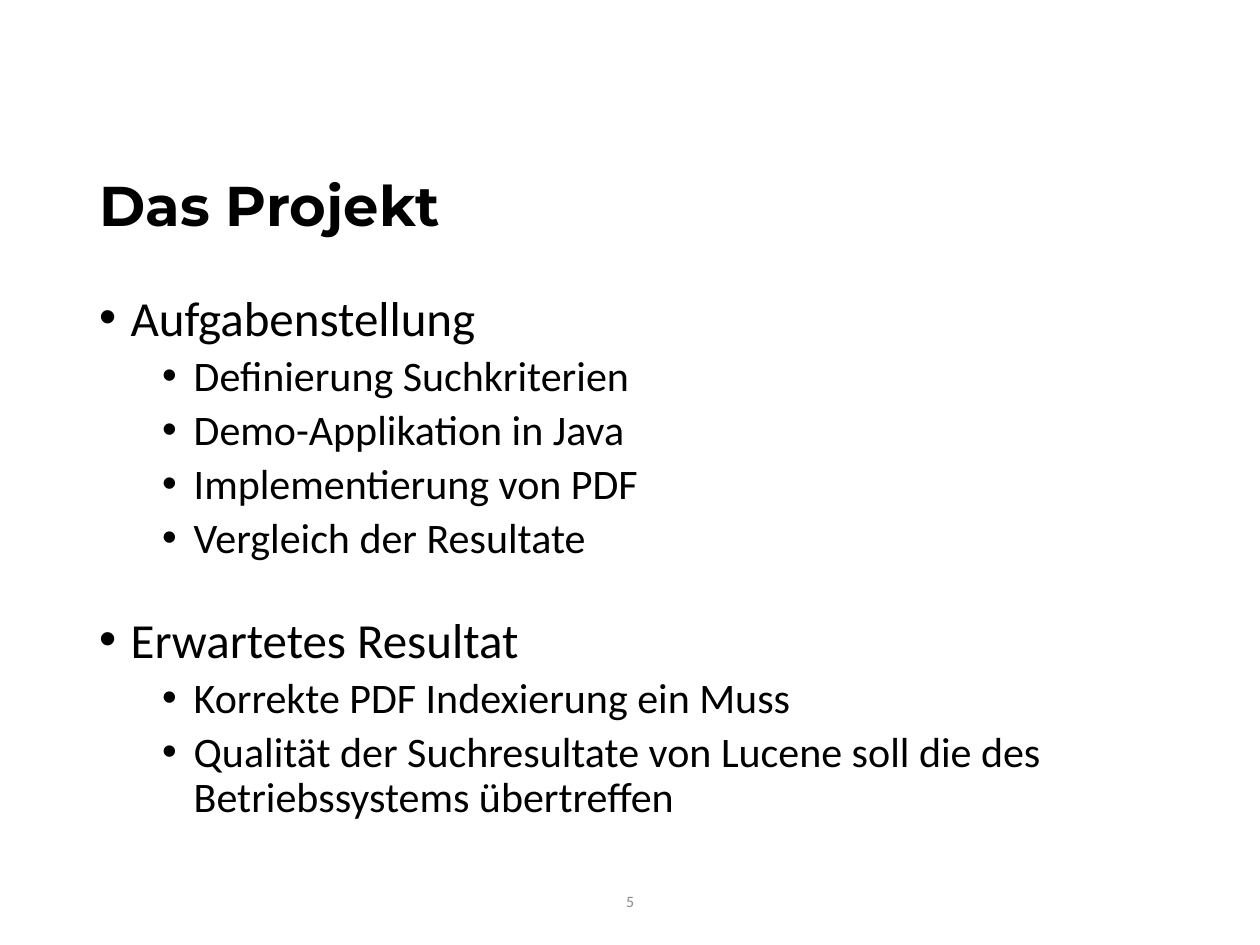
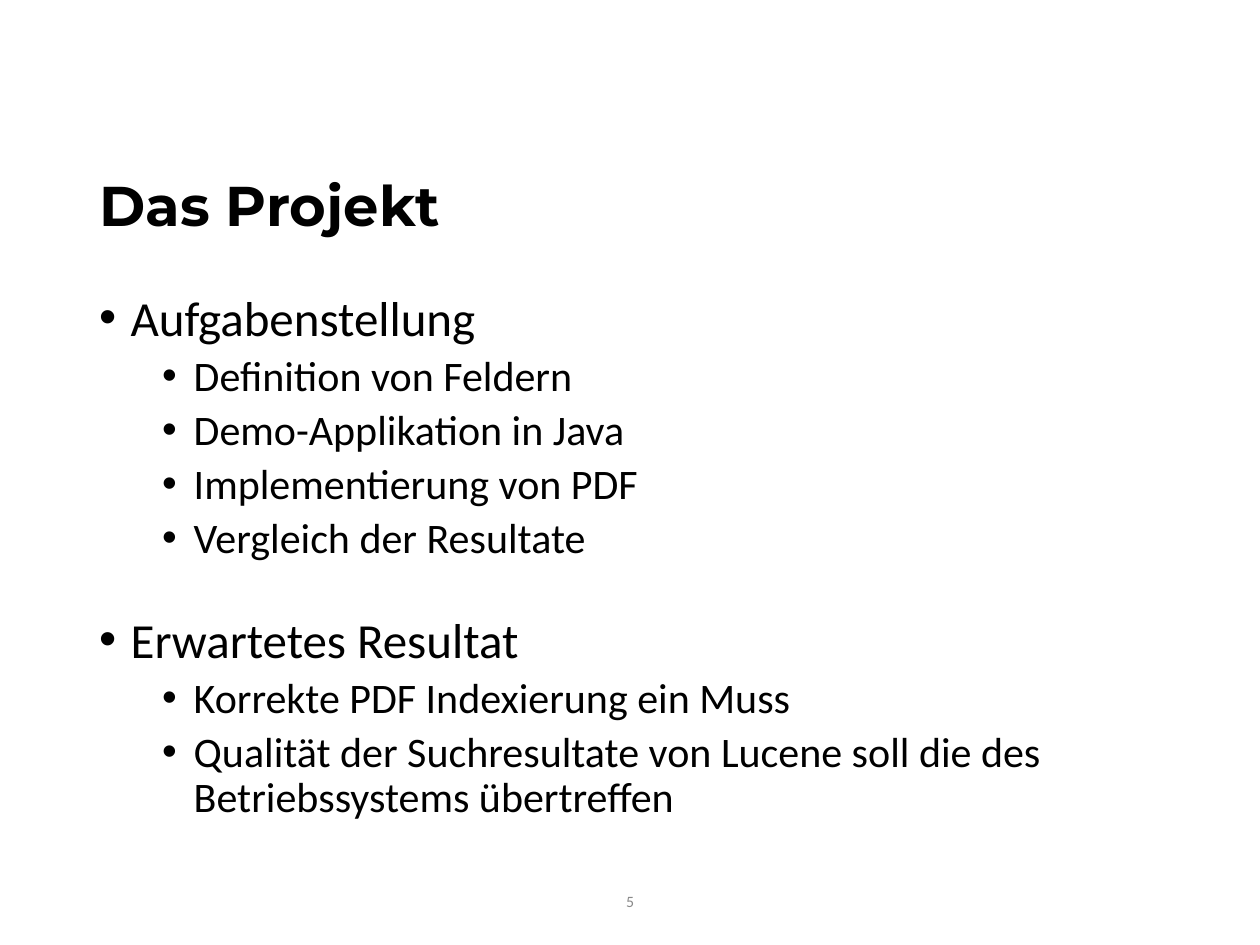
Before and after one commit to schoenm1/lucene, a slide deck: slide 5 of Präsentation Information Retrieval - V0.3.pptx. Drawn at 1260x945 pixels with LibreOffice and Linux fonts; fonts in the diff are those of the drawing; background and template pictures are left out. Boxes give left, top, right and bottom in pixels: in the first picture for what was removed or moved away, otherwise in the second. Text is boxed around its words. In the diff, an @@ line names an element or a change of style, - is before the commit and + after.

```diff
--- a/Präsentation Information Retrieval - V0.3.pptx
+++ b/Präsentation Information Retrieval - V0.3.pptx
@@ text at box(194, 361, 572, 392): text changed @@
-  • Definierung Suchkriterien
+  • Definition von Feldern
```
Also in this commit, not shown: 1 other slide changed, 7 other files.
